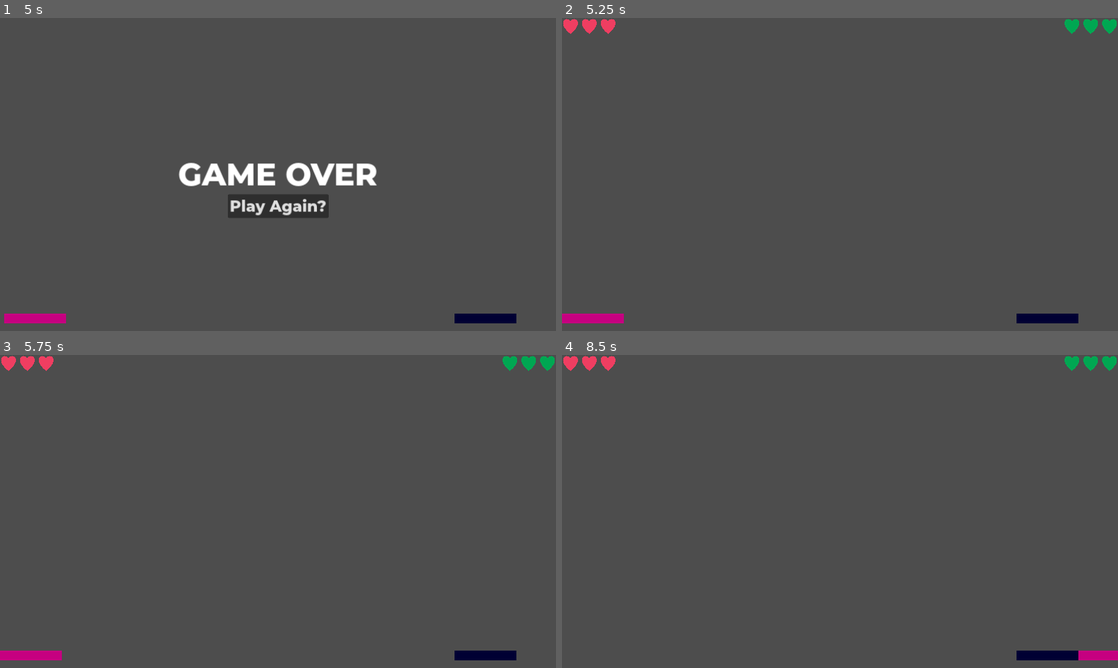
Above: before the commit, frames 1-4 (two rows, left to right).
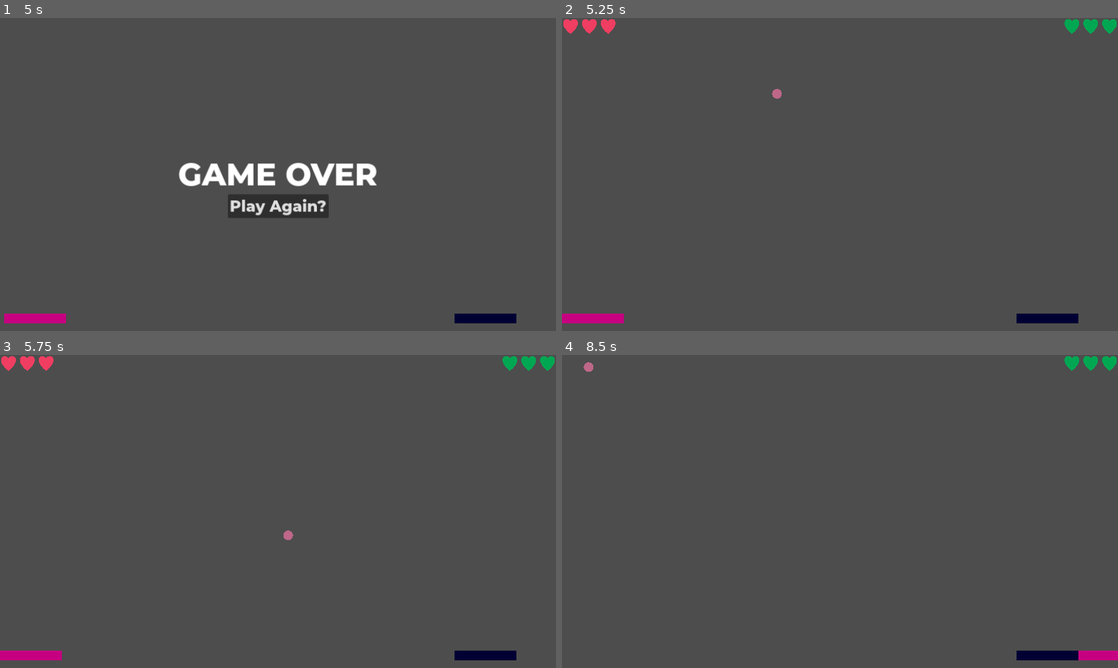
Above: after the commit, the same moments.

Repository: antoniskalou/GravityPong
Game: Godot game, scene res://src/main.tscn
The game is run twice, just before and just after one commit, with the same random seed, the same clock (stepped at 60 frames per second) and the same inputs.
Inputs:
- Up to frame 1 (5 s): hold D (move_right) 0.53-1.28 s; hold A (move_left) 1.28-2.03 s; hold D (move_right) 2.03-3.53 s; hold A (move_left) from 3.53 s (still down)
- Up to frame 2 (5.25 s): release A (move_left) at 5 s; click "Play Again?" at 5 s
- Up to frame 3 (5.75 s): no input
- Up to frame 4 (8.5 s): hold A (move_left) 5.78-6.53 s; tap Enter at 6.5 s; hold D (move_right) from 6.53 s (still down)

Frame 1 is identical in both runs. In frame 2, less than 0.1% of the frame differs, in the area x 37-40%, y 22-26%; in frame 3, less than 0.1%; in frame 4, 0.3%, in the area x 0-10%, y 0-6%.

Commit message:
Finish basic UI

Diff:
--- a/src/main.gd
+++ b/src/main.gd
@@ -13,6 +13,8 @@
 	lives = players.map(func(p): return 3)
 	$HUD.player_1_set_lives(lives[0])
 	$HUD.player_2_set_lives(lives[1])
+	$BallSpawner.spawn_randomly()
+	current_player.movement_enabled = true
 
 
 func game_over():
@@ -37,10 +39,9 @@
 
 # Called when the node enters the scene tree for the first time.
 func _ready() -> void:
-	$BallSpawner.spawn_randomly()
-	current_player.movement_enabled = true
 	for p in players:
 		p.connect("paddle_hit", _on_paddle_hit)
+	game_start()
 
 
 func _on_paddle_hit(paddle: CharacterBody2D) -> void:
@@ -55,7 +56,6 @@
 
 func _on_ball_left_scene(body: Node2D) -> void:
 	var lives = player_loose_life(current_player)
-	print(current_player.name, " lives left: ", lives)
 	# update lives in score
 	if current_player == player_1:
 		$HUD.player_1_set_lives(lives)
Not shown, changed: export_presets.cfg
